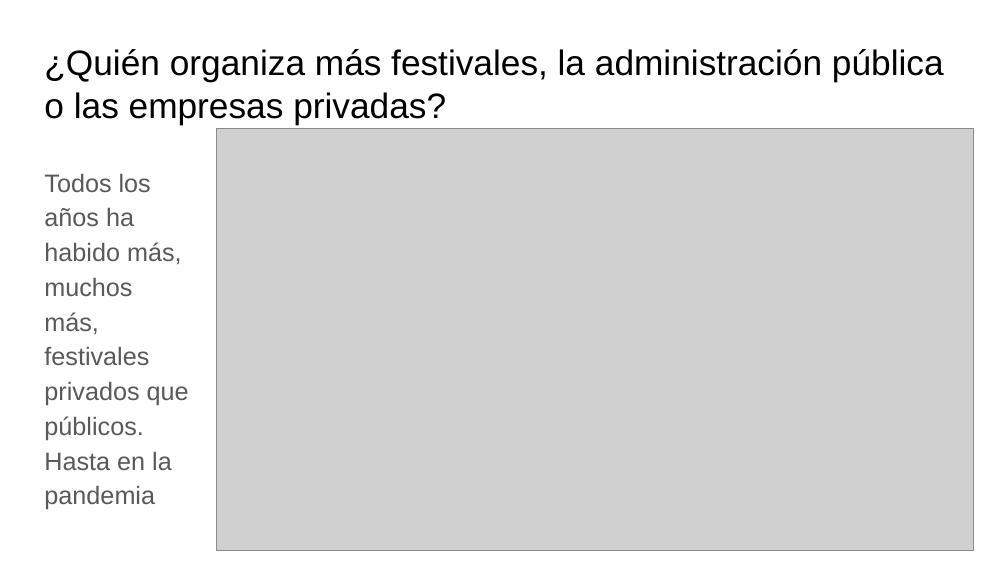
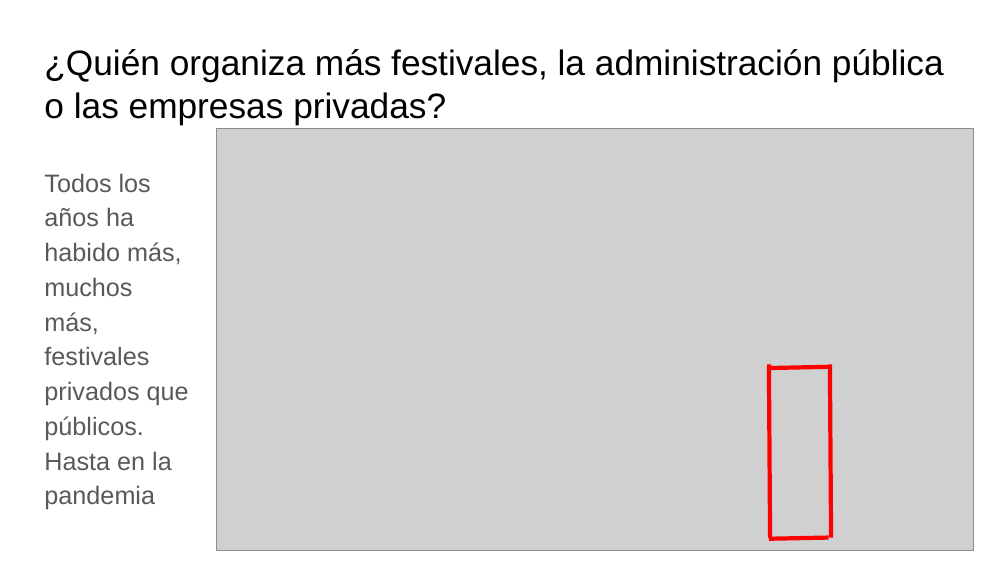
Before and after one commit to marosor/Festivales_Bcn, a slide deck: slide 16 of SRC/Presentacion_Como_cuanto_festivalea_Barcelona.pptx (slide 11 before the commit). Drawn at 1008x567 pixels with LibreOffice and Linux fonts; fonts in the diff are those of the drawing; grey boxes stand for pictures. Boxes give left, top, right and bottom in pixels: in the first picture for what was removed or moved away, otherwise in the second. Text is boxed around its words. In the diff, an @@ line names an element or a change of style, - is before the commit and + after.

```diff
--- a/SRC/Presentacion_Como_cuanto_festivalea_Barcelona.pptx
+++ b/SRC/Presentacion_Como_cuanto_festivalea_Barcelona.pptx
@@ line added from (769, 365) to (770, 537), #FF0000 3 pt @@
@@ line added from (769, 368) to (829, 367), #FF0000 3 pt @@
@@ line added from (830, 365) to (831, 537), #FF0000 3 pt @@
@@ line added from (769, 539) to (829, 537), #FF0000 3 pt @@
```
Also in this commit, not shown: 12 other slides changed, 6 slides added.
